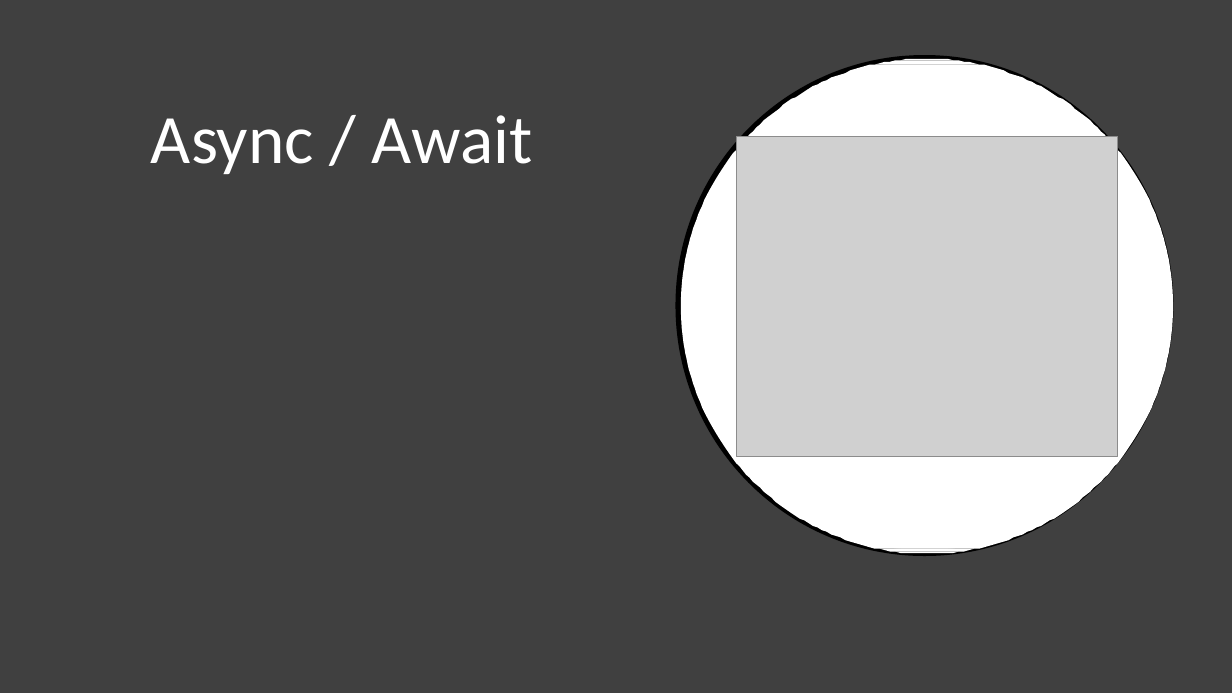
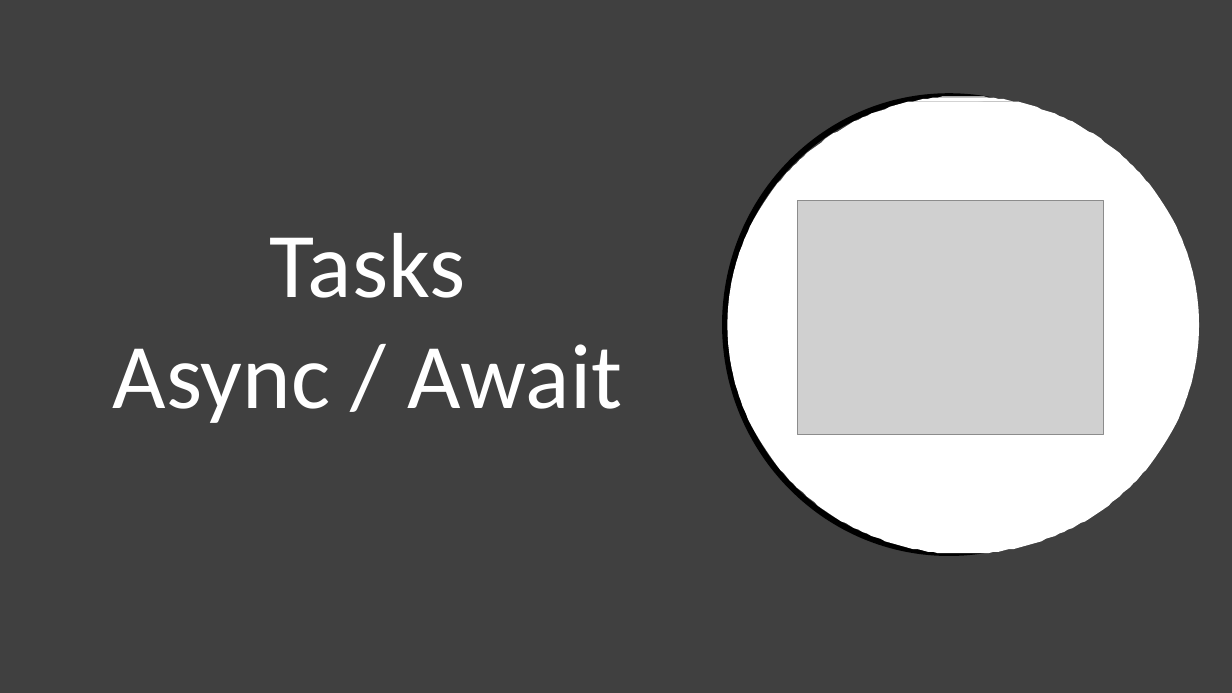
Before and after one commit to sostenes198/.NET-Estudos, a slide deck: slide 3 of AsyncAwait/Apresentacao-Squadra/Apresentacao-Async-Await.pptx. Drawn at 1232x693 pixels with LibreOffice and Linux fonts; fonts in the diff are those of the drawing; grey boxes stand for pictures. Boxes give left, top, right and bottom in pixels: in the first picture for what was removed or moved away, otherwise in the second. Text is boxed around its words. In the diff, an @@ line names an element or a change of style, - is before the commit and + after.

```diff
--- a/AsyncAwait/Apresentacao-Squadra/Apresentacao-Async-Await.pptx
+++ b/AsyncAwait/Apresentacao-Squadra/Apresentacao-Async-Await.pptx
@@ freeform shape: place and size @@
-freeform shape at [678, 58, 1171, 554]
+freeform shape at [726, 96, 1174, 554]
@@ freeform shape: place and size @@
-freeform shape at [681, 59, 1174, 554]
+freeform shape at [727, 96, 1199, 553]
@@ text "Tasks": place and size @@
-text "Tasks" at [151, 115, 533, 174]
+text "Tasks" at [113, 233, 622, 423]
@@ picture: place and size @@
-picture at [737, 136, 1117, 457]
+picture at [798, 201, 1104, 434]
@@ text at [270, 233, 465, 298]: paragraph added @@
+Tasks
@@ text at [113, 344, 622, 423]: size 54 to 72 pt in "Async / Await" @@
```
Also in this commit, not shown: 3 other slides changed, 23 slides added, 1 slide removed, 10 other files.
